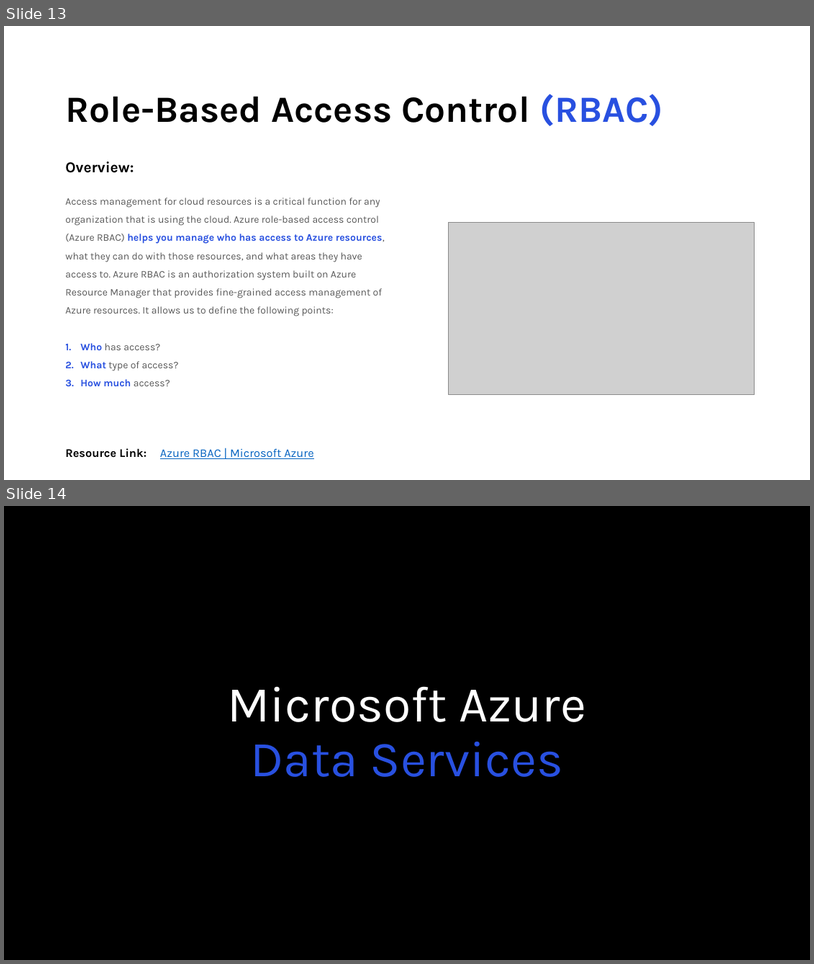
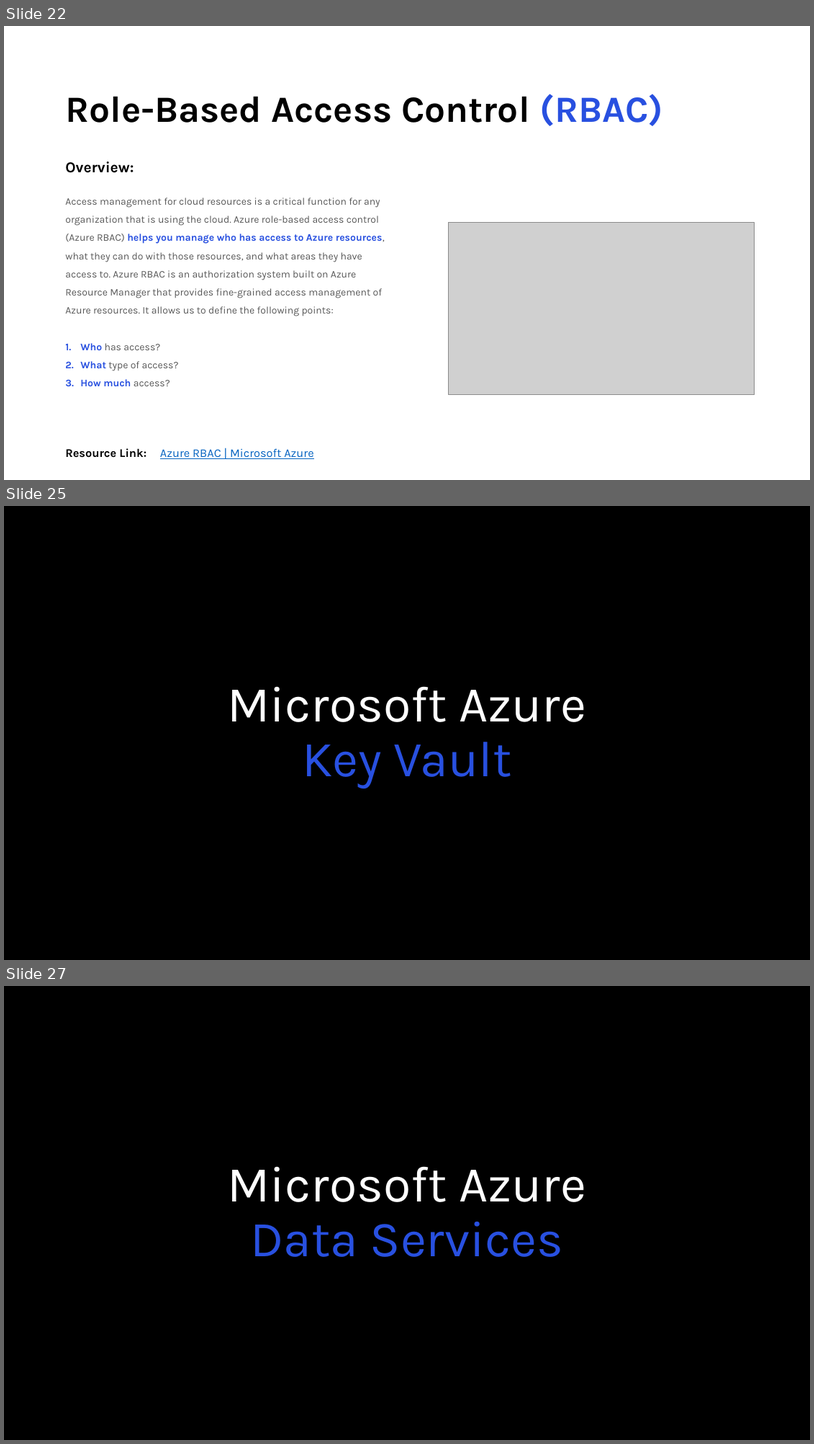
Before and after one commit to areed1192/azure-sql-data-project, a slide deck: samples/resources/Microsoft Azure.pptx. Shown one above the other, each under a label of ours: slides 13 and 14 before the commit, slides 22, 25 and 27 after it; the slides between them are not shown. The pictures are 814x964 and 814x1444 pixels, drawn with LibreOffice and Linux fonts; fonts in the diff are those of the drawing; grey boxes stand for pictures. Boxes give left, top, right and bottom in pixels: in the first picture for what was removed or moved away, otherwise in the second. Text is boxed around its words. In the diff, an @@ line names an element or a change of style, - is before the commit and + after.

```diff
--- a/samples/resources/Microsoft Azure.pptx
+++ b/samples/resources/Microsoft Azure.pptx
@@ slide 25 added at (4, 506, 810, 960), background #000000 @@
@@ title added at (228, 686, 586, 788), 60 pt, text #FFFFFF @@
+Microsoft Azure
+Key Vault
@@ what was slide 13 is now slide 22 @@
@@ what was slide 14 is now slide 27 @@
```
Also in this commit, not shown: 1 slide changed, 12 other slides added, 7 other files.
